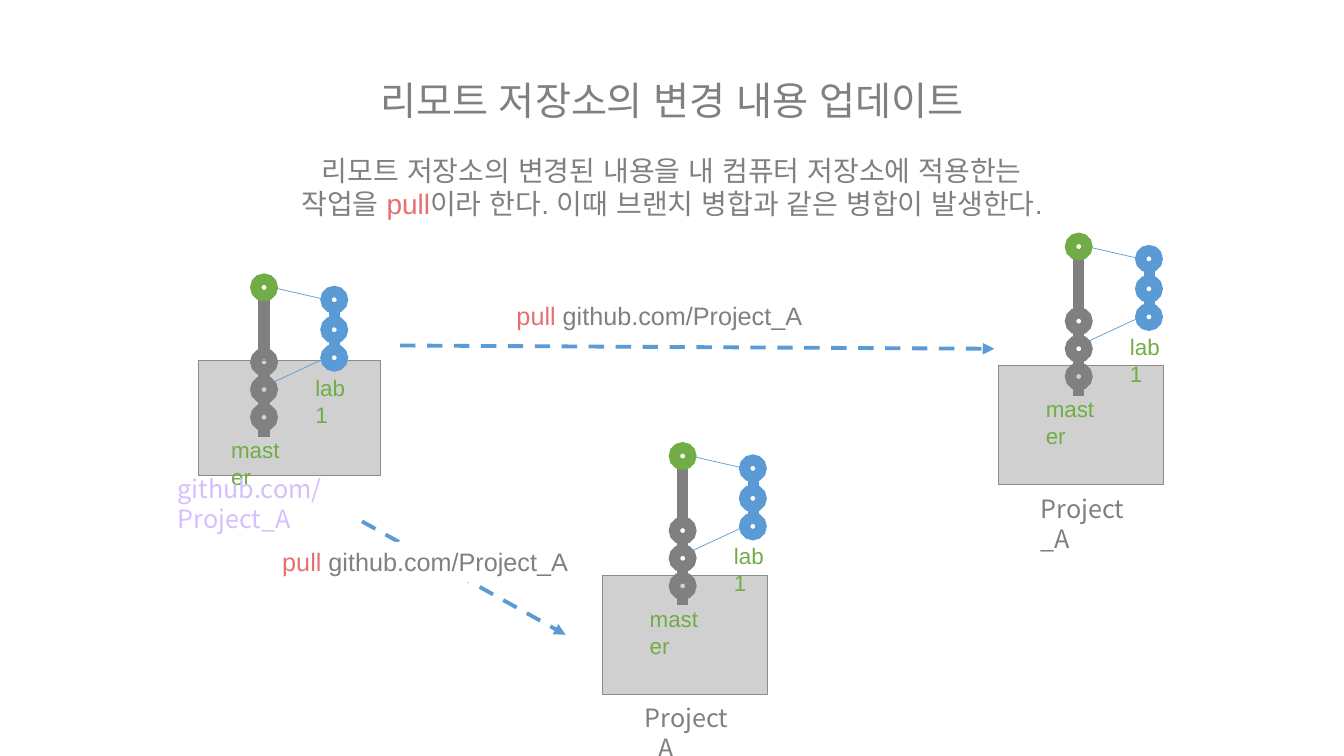
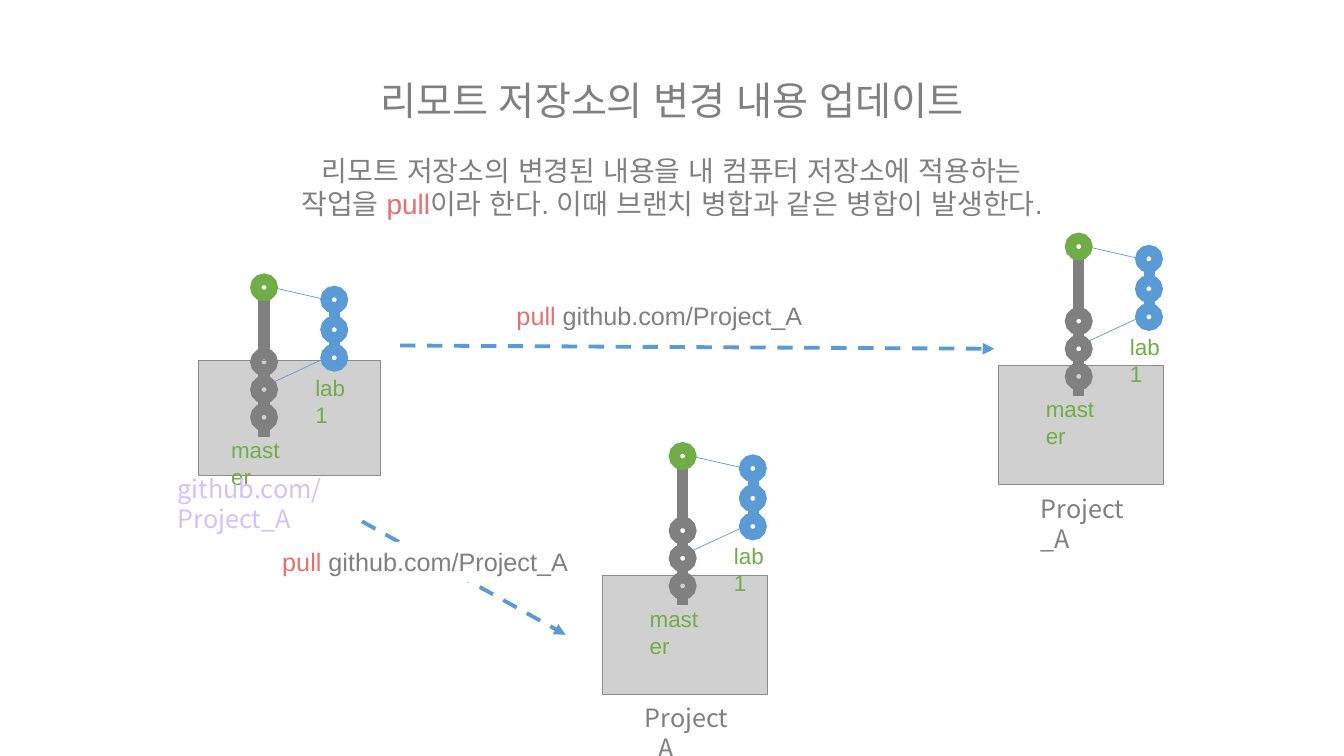
Before and after one commit to juniair/Summary-PPT, a slide deck: slide 29 of git 사용법.pptx. Drawn at 1344x756 pixels with LibreOffice and Linux fonts; fonts in the diff are those of the drawing; grey boxes stand for pictures. Boxes give left, top, right and bottom in pixels: in the first picture for what was removed or moved away, otherwise in the second. Text is boxed around its words. In the diff, an @@ line names an element or a change of style, - is before the commit and + after.

```diff
--- a/git 사용법.pptx
+++ b/git 사용법.pptx
@@ text at [322, 158, 1022, 183]: text changed @@
-리모트 저장소의 변경된 내용을 내 컴퓨터 저장소에 적용한는
+리모트 저장소의 변경된 내용을 내 컴퓨터 저장소에 적용하는
```
Also in this commit, not shown: 6 other slides changed.
